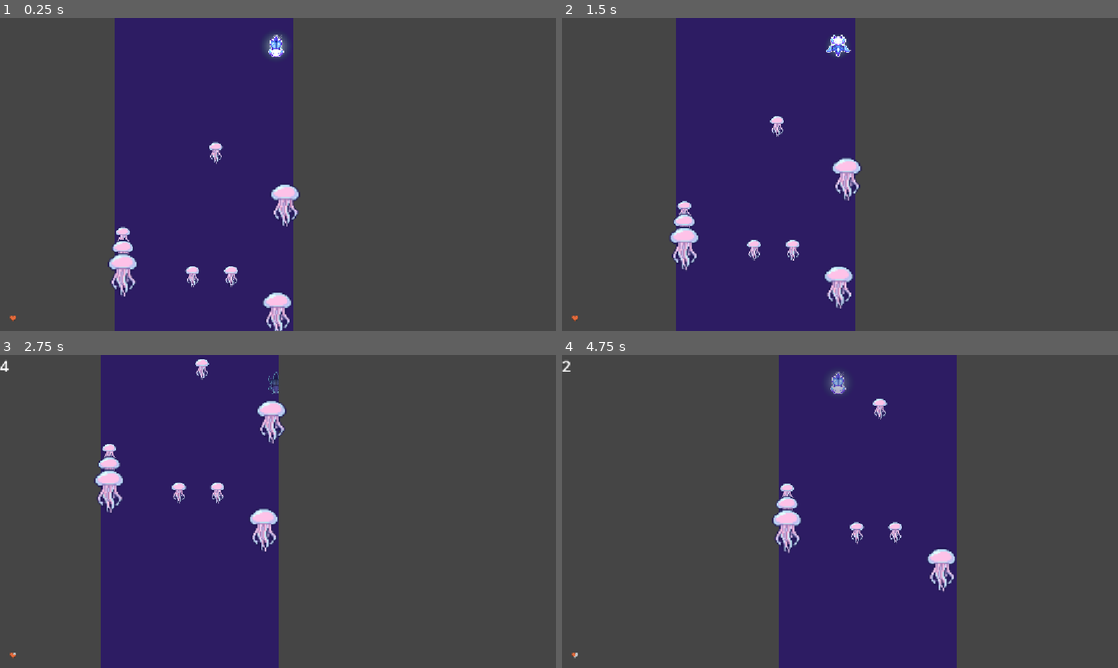
Above: before the commit, frames 1-4 (two rows, left to right).
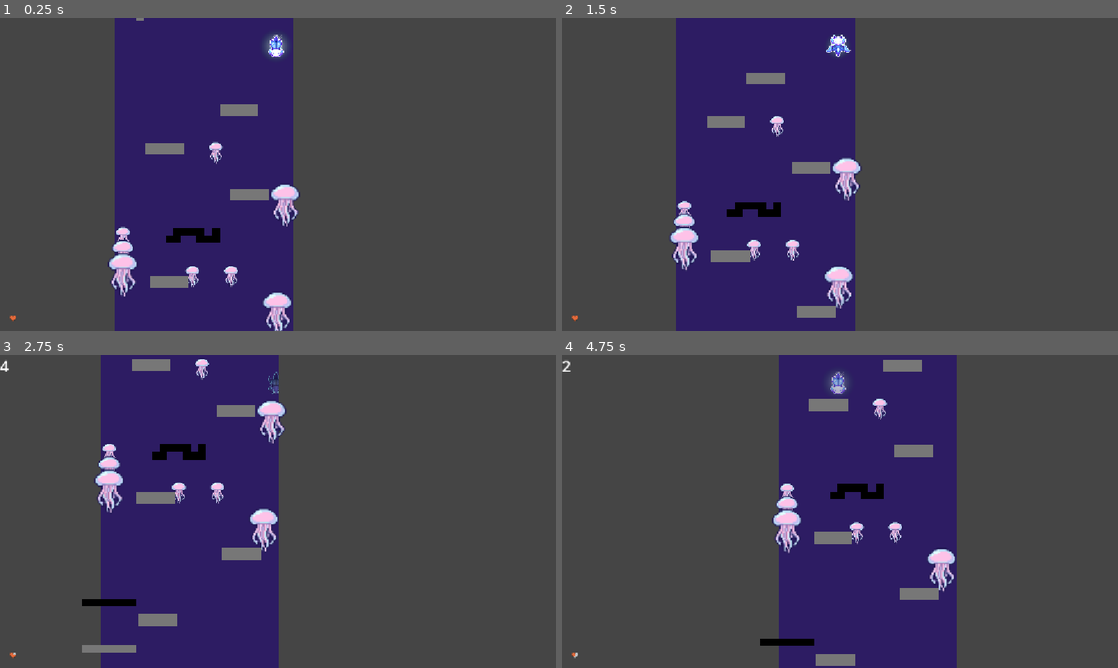
Above: after the commit, the same moments.

Repository: crissoll/Fail-Safe-Game-Jam
Game: Godot game, scene res://scenes/main.tscn
The game is run twice, just before and just after one commit, with the same random seed, the same clock (stepped at 60 frames per second) and the same inputs.
Inputs:
- Up to frame 1 (0.25 s): no input
- Up to frame 2 (1.5 s): tap Enter (reset_level) at 0.5 s; hold D (right) 0.53-1.28 s; tap Space (switch_dimension) at 0.6, 1.35 s; hold Up (slow_down) from 1.28 s (still down)
- Up to frame 3 (2.75 s): release Up (slow_down) at 2.03 s; hold D (right) from 2.03 s (still down); tap Space (switch_dimension) at 2.1 s
- Up to frame 4 (4.75 s): tap Space (switch_dimension) at 2.85, 3.6, 4.35 s; release D (right) at 3.53 s; hold A (left) from 3.53 s (still down)

The runs differ from the first frame. In frame 1, 1.4% of the frame differs, in the area x 24-49%, y 0-87%; in frame 2, 1.6%; in frame 3, 2.2%; in frame 4, 2.2%, in the area x 35-68%, y 1-100%.

Commit message:
added place holder textures

Diff:
--- a/first-prototype----dropper-/scenes/game-objects/obstacle.tscn
+++ b/first-prototype----dropper-/scenes/game-objects/obstacle.tscn
@@ -13,3 +13,10 @@
 [node name="CollisionShape2D" type="CollisionShape2D" parent="." unique_id=285459030]
 rotation = -1.5707964
 shape = SubResource("RectangleShape2D_u25ut")
+
+[node name="ColorRect" type="ColorRect" parent="." unique_id=123767704]
+offset_left = -8.0
+offset_top = -8.0
+offset_right = 8.0
+offset_bottom = 8.0
+color = Color(0.4677382, 0.46773827, 0.4677382, 1)
--- a/first-prototype----dropper-/scenes/game-objects/spirit-obstacle.tscn
+++ b/first-prototype----dropper-/scenes/game-objects/spirit-obstacle.tscn
@@ -15,3 +15,10 @@
 rotation = -1.5707964
 shape = SubResource("RectangleShape2D_u25ut")
 debug_color = Color(0.062357135, 0.6328114, 0.43239224, 0.41960785)
+
+[node name="ColorRect" type="ColorRect" parent="." unique_id=480421467]
+offset_left = -8.0
+offset_top = -8.0
+offset_right = 8.0
+offset_bottom = 8.0
+color = Color(0, 0, 0, 1)
--- a/first-prototype----dropper-/scenes/levels/empty_level.tscn
+++ b/first-prototype----dropper-/scenes/levels/empty_level.tscn
@@ -8,10 +8,26 @@
 [sub_resource type="RectangleShape2D" id="RectangleShape2D_m03m6"]
 size = Vector2(2574, 78)
 
+[sub_resource type="Gradient" id="Gradient_dfsfo"]
+colors = PackedColorArray(1, 1, 0.3764706, 1, 0.39854774, 0.39854774, 0.06811243, 1)
+
+[sub_resource type="FastNoiseLite" id="FastNoiseLite_k7qrq"]
+noise_type = 4
+
+[sub_resource type="NoiseTexture2D" id="NoiseTexture2D_u25ut"]
+noise = SubResource("FastNoiseLite_k7qrq")
+color_ramp = SubResource("Gradient_dfsfo")
+
 [sub_resource type="WorldBoundaryShape2D" id="WorldBoundaryShape2D_u25ut"]
 
 [node name="EmptyLevel" type="Node2D" unique_id=2117120648]
 script = ExtResource("1_h2s0c")
+
+[node name="End" parent="." unique_id=1329070235 instance=ExtResource("3_jdsy5")]
+position = Vector2(0, -253)
+scale = Vector2(100, 1)
+collision_mask = 24
+damage = 99
 
 [node name="BackGround" type="ColorRect" parent="." unique_id=994664099]
 z_index = -100
@@ -32,6 +48,10 @@
 position = Vector2(-6, 29)
 shape = SubResource("RectangleShape2D_m03m6")
 debug_color = Color(0.98500437, 0, 0.34261805, 0.41960785)
+
+[node name="Sand" type="Sprite2D" parent="FlipPlayerArea" unique_id=266497644]
+position = Vector2(4, 255)
+texture = SubResource("NoiseTexture2D_u25ut")
 
 [node name="LeftWall" type="Area2D" parent="." unique_id=123936769]
 position = Vector2(-200, 0)
@@ -91,11 +111,5 @@
 [node name="SpawnMarker" type="Marker2D" parent="." unique_id=599212143]
 gizmo_extents = 32.9
 
-[node name="End" parent="." unique_id=1329070235 instance=ExtResource("3_jdsy5")]
-position = Vector2(0, -253)
-scale = Vector2(100, 1)
-collision_mask = 24
-damage = 99
-
 [connection signal="body_entered" from="FlipPlayerArea" to="FlipPlayerArea" method="_on_body_entered"]
 [connection signal="player_entered" from="FlipPlayerArea" to="." method="_on_reverse_area_player_entered"]
